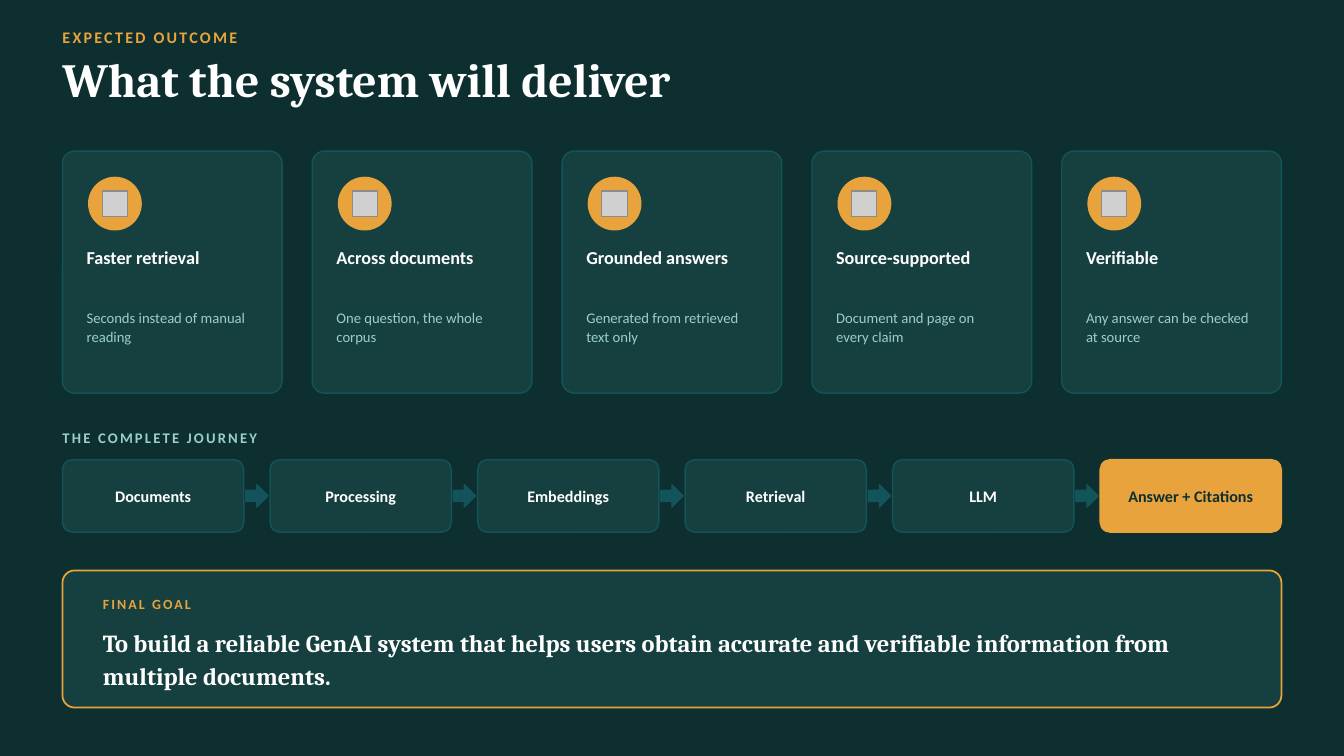
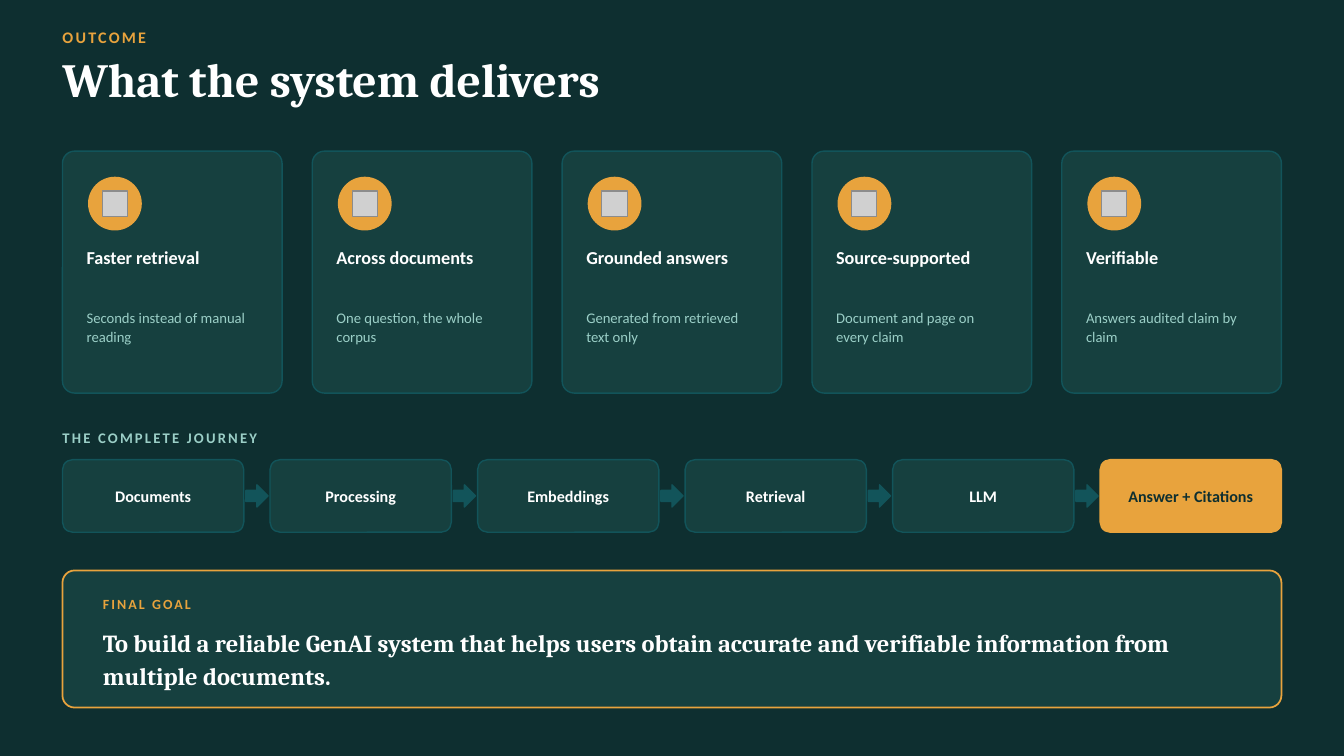
Before and after one commit to Roshan-w/Rag_AI, a slide deck: slide 11 of frontend/public/Multi-Document-RAG-with-Citations.pptx (slide 10 before the commit). Drawn at 1344x756 pixels with LibreOffice and Linux fonts; fonts in the diff are those of the drawing; grey boxes stand for pictures. Boxes give left, top, right and bottom in pixels: in the first picture for what was removed or moved away, otherwise in the second. Text is boxed around its words. In the diff, an @@ line names an element or a change of style, - is before the commit and + after.

```diff
--- a/frontend/public/Multi-Document-RAG-with-Citations.pptx
+++ b/frontend/public/Multi-Document-RAG-with-Citations.pptx
@@ text at (x1=62, y1=32, x2=146, y2=43): text changed @@
-EXPECTED OUTCOME
+OUTCOME
@@ text at (x1=62, y1=64, x2=600, y2=108): text changed @@
-What the system will deliver
+What the system delivers
@@ text at (x1=1086, y1=313, x2=1237, y2=342): text changed @@
-Any answer can be checked at source
+Answers audited claim by claim
```
Also in this commit, not shown: 5 other slides changed, 1 slide added, 13 other files.
